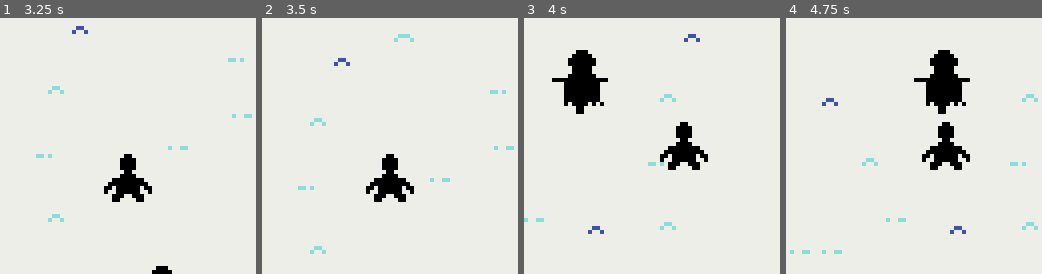
Above: before the commit, frames 1-4 (left to right).
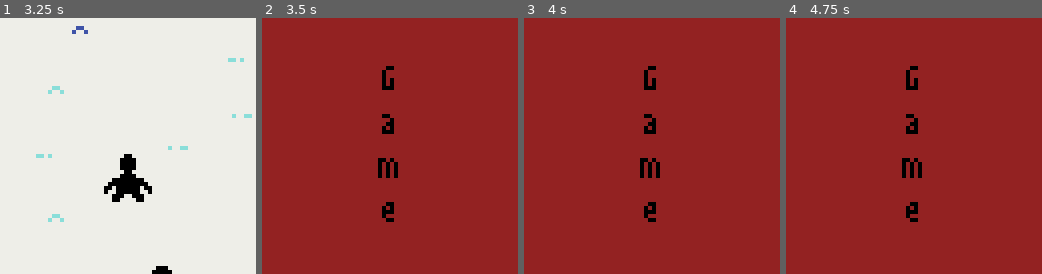
Above: after the commit, the same moments.

Repository: ItsSeaJay/LOWREZJAM2019
Game: Godot game, scene res://Game.tscn
Two runs of this game, one before a commit and one after it. Both use one fixed random seed, a clock stepped at 60 frames per second and the inputs below. Sound files missing from this copy of the repository are replaced by a short silence.
Inputs:
- Up to frame 1 (3.25 s): tap Enter (ui_accept) at 0.5, 0.6, 0.77, 1.07, 1.52, 1.55, 1.82, 2.3, 2.85, 3.02 s; hold Right (move_right) 0.53-1.28 s; hold Down (move_down) 1.28-2.03 s; tap Z (combat_aim) at 1.35 s; hold Right (move_right) 2.03-2.78 s; hold X (combat_attack) 2.03-2.78 s; hold Up (move_up) from 2.78 s (still down)
- Up to frame 2 (3.5 s): keep holding Up (move_up); tap Enter (ui_accept) at 3.32 s
- Up to frame 3 (4 s): release Up (move_up) at 3.53 s; hold Left (move_left) from 3.53 s (still down); hold Z (combat_aim) from 3.53 s (still down); tap Enter (ui_accept) at 3.77, 3.8 s
- Up to frame 4 (4.75 s): keep holding Left (move_left); tap Enter (ui_accept) at 4.07, 4.52, 4.55 s; release Z (combat_aim) at 4.28 s; tap X (combat_attack) at 4.35 s

Frame 1 is identical in both runs. In frame 2, 100% of the frame differs, in the area x 0-100%, y 0-100%; in frame 3, 100%; in frame 4, 100%.

Commit message:
Add game over screen

Diff:
--- a/godot/characters/player/Player.gd
+++ b/godot/characters/player/Player.gd
@@ -11,6 +11,8 @@
 export(float) var look_weight = 0.4
 var look_target : Vector2
 
+export(int) var health_max = 100
+
 onready var camera = $Camera2D
 
 onready var inventory = $Interface/Inventory
@@ -18,7 +20,9 @@
 
 const Enemy = preload("res://characters/enemies/Enemy.gd")
 
-var health : int = 100
+onready var vulnerable : bool = true
+var health : int = self.health_max
+var direction : Vector2
 var velocity : Vector2
 var speed : float
 var terminal_velocity : float = self.walk_speed_normal
@@ -30,6 +34,7 @@
 var state = State.Normal
 
 signal health_changed
+signal died
 
 func _ready():
 	PlayerData.instance = self
@@ -39,6 +44,8 @@
 
 	if PlayerData.health != null:
 		self.health = PlayerData.health
+
+	self.connect("died", self, "_on_death")
 
 func _physics_process(delta):
 	match(self.state):
@@ -62,22 +69,22 @@
 				handle_attacking()
 
 func handle_movement():
-	var direction = Vector2.ZERO
+	self.direction = Vector2.ZERO
 
 	# Vertical
 	if Input.is_action_pressed("move_up"):
-		direction.y -= 1
+		self.direction.y -= 1
 	elif Input.is_action_pressed("move_down"):
-		direction.y += 1
+		self.direction.y += 1
 
 	# Horizontal
 	if Input.is_action_pressed("move_left"):
-		direction.x -= 1
+		self.direction.x -= 1
 	elif Input.is_action_pressed("move_right"):
-		direction.x += 1
+		self.direction.x += 1
 
 	# Vary the speed based on how long the player has been moving
-	if direction != Vector2.ZERO:
+	if self.direction != Vector2.ZERO:
 		speed = min(terminal_velocity, speed + walk_acceleration)
 	else:
 		speed = max(0.0, speed - walk_friction)
@@ -85,8 +92,11 @@
 	# Apply the speed in the current direction and move the player character
 	velocity = move_and_slide(direction.normalized() * speed)
 
+func _on_death():
+	SceneChanger.change_scene("res://interface/screens/game_over/GameOver.tscn")
+
 func handle_look_target():
-	self.look_target = self.velocity.normalized() * self.look_distance
+	self.look_target = self.direction * self.look_distance
 
 func handle_camera_movement():
 	self.camera.offset.x = lerp(self.camera.offset.x, self.look_target.x, self.look_weight)
@@ -128,6 +138,19 @@
 		var damage = rand_range(equipment["damage"]["min"], equipment["damage"]["max"])
 		enemy.damage(damage)
 
+func heal(amount):
+	self.health = min(health + amount, health_max)
+	self.emit_signal("health_changed")
+
+func damage(amount):
+	if vulnerable:
+		self.health = max(health - amount, 0)
+
+		if health > 0:
+			self.emit_signal("health_changed")
+		else:
+			self.emit_signal("died")
+
 func transition(state):
 	match state:
 		State.Normal:
--- a/godot/characters/player/Player.tscn
+++ b/godot/characters/player/Player.tscn
@@ -2,7 +2,8 @@
 
 [ext_resource path="res://characters/player/Player.gd" type="Script" id=1]
 [ext_resource path="res://characters/player/player.png" type="Texture" id=2]
-[ext_resource path="res://interface/inventory/Inventory.tscn" type="PackedScene" id=3]
+[ext_resource path="res://interface/screens/inventory/Inventory.tscn" type="PackedScene" id=3]
+
 
 [sub_resource type="CapsuleShape2D" id=1]
 radius = 3.69782
--- a/godot/interface/inventory/health_display/HealthDisplay.tscn
+++ /dev/null
@@ -1,53 +0,0 @@
-[gd_scene load_steps=15 format=2]
-
-[ext_resource path="res://shaders/colour_mix/colour_mix.shader" type="Shader" id=1]
-[ext_resource path="res://interface/inventory/health_display/health_display_background1.png" type="Texture" id=2]
-[ext_resource path="res://interface/inventory/health_display/health_display_portrait.png" type="Texture" id=3]
-[ext_resource path="res://interface/inventory/health_display/health_display_background2.png" type="Texture" id=4]
-[ext_resource path="res://interface/inventory/health_display/health_display_background3.png" type="Texture" id=5]
-[ext_resource path="res://interface/inventory/health_display/health_display_background4.png" type="Texture" id=6]
-[ext_resource path="res://interface/inventory/health_display/health_display_background5.png" type="Texture" id=7]
-[ext_resource path="res://interface/inventory/health_display/health_display_background6.png" type="Texture" id=8]
-[ext_resource path="res://interface/inventory/health_display/health_display_background7.png" type="Texture" id=9]
-[ext_resource path="res://interface/inventory/health_display/health_display_background8.png" type="Texture" id=10]
-[ext_resource path="res://interface/inventory/health_display/health_display_background9.png" type="Texture" id=11]
-[ext_resource path="res://interface/inventory/health_display/health_display_background10.png" type="Texture" id=12]
-
-[sub_resource type="ShaderMaterial" id=1]
-shader = ExtResource( 1 )
-shader_param/input_color = Color( 0.0980392, 0.870588, 0.054902, 1 )
-
-[sub_resource type="Animation" id=2]
-resource_name = "pulse"
-loop = true
-tracks/0/type = "value"
-tracks/0/path = NodePath("Background:texture")
-tracks/0/interp = 1
-tracks/0/loop_wrap = true
-tracks/0/imported = false
-tracks/0/enabled = true
-tracks/0/keys = {
-"times": PoolRealArray( 0, 0.1, 0.2, 0.3, 0.4, 0.5, 0.6, 0.7, 0.8, 0.9, 1 ),
-"transitions": PoolRealArray( 1, 1, 1, 1, 1, 1, 1, 1, 1, 1, 1 ),
-"update": 1,
-"values": [ ExtResource( 2 ), ExtResource( 4 ), ExtResource( 5 ), ExtResource( 6 ), ExtResource( 7 ), ExtResource( 8 ), ExtResource( 9 ), ExtResource( 10 ), ExtResource( 11 ), ExtResource( 12 ), ExtResource( 2 ) ]
-}
-
-[node name="HealthDisplay" type="CenterContainer"]
-margin_right = 20.0
-margin_bottom = 20.0
-
-[node name="Background" type="TextureRect" parent="."]
-material = SubResource( 1 )
-margin_right = 20.0
-margin_bottom = 20.0
-texture = ExtResource( 2 )
-
-[node name="Portrait" type="TextureRect" parent="."]
-margin_right = 20.0
-margin_bottom = 20.0
-texture = ExtResource( 3 )
-
-[node name="AnimationPlayer" type="AnimationPlayer" parent="."]
-autoplay = "pulse"
-anims/pulse = SubResource( 2 )
--- /dev/null
+++ b/godot/interface/screens/game_over/GameOver.tscn
@@ -0,0 +1,31 @@
+[gd_scene load_steps=2 format=2]
+
+[ext_resource path="res://fonts/m3x6.tres" type="DynamicFont" id=1]
+
+[node name="GameOver" type="Control"]
+anchor_right = 1.0
+anchor_bottom = 1.0
+
+[node name="ColorRect" type="ColorRect" parent="."]
+anchor_right = 1.0
+anchor_bottom = 1.0
+color = Color( 0.580392, 0.137255, 0.137255, 1 )
+
+[node name="CenterContainer" type="CenterContainer" parent="."]
+anchor_right = 1.0
+anchor_bottom = 1.0
+
+[node name="VBoxContainer" type="VBoxContainer" parent="CenterContainer"]
+margin_left = 31.0
+margin_top = 17.0
+margin_right = 32.0
+margin_bottom = 47.0
+
+[node name="Label" type="Label" parent="CenterContainer/VBoxContainer"]
+margin_right = 1.0
+margin_bottom = 30.0
+custom_fonts/font = ExtResource( 1 )
+custom_colors/font_color = Color( 0, 0, 0, 1 )
+text = "Game Over"
+align = 1
+autowrap = true
--- a/godot/interface/inventory/Inventory.gd
+++ b/godot/interface/screens/inventory/Inventory.gd
@@ -1,13 +1,13 @@
 extends Control
 
-onready var item_listing = preload("res://interface/inventory/item/ItemListing.tscn")
+onready var item_listing = preload("res://interface/screens/inventory/item/ItemListing.tscn")
 
 onready var item_display = $ScrollContainer/VBoxContainer
 onready var health_display = $MarginContainer/PanelContainer/VBoxContainer/PrimaryContainer/LeftContainer/HealthDisplay
 
 onready var animation_player = $AnimationPlayer
 
-onready var player = $"/root/Game/Characters/Player"
+onready var player = get_tree().root.get_node("/root/Game/Characters/Player")
 
 var items = []
 
@@ -34,8 +34,14 @@
 		else:
 			animation_player.play("close")
 
-func _on_player_health_changed():
-	pass
+	if Input.is_action_just_pressed("ui_accept"):
+		player.damage(10)
+
+func _on_Player_health_changed():
+	var background_shader : ShaderMaterial = health_display.get_node("Background").material as ShaderMaterial
+	var health_full_color = Color.green
+	var health_half_color = Color.yellow
+	var health_low_color = Color.red
 
 func _on_item_inserted():
 	for listing in self.item_display.get_children():
--- a/godot/interface/inventory/Inventory.tscn
+++ b/godot/interface/screens/inventory/Inventory.tscn
@@ -1,12 +1,13 @@
 [gd_scene load_steps=13 format=2]
 
-[ext_resource path="res://interface/inventory/Inventory.gd" type="Script" id=1]
-[ext_resource path="res://interface/inventory/inventory_screen_mockup.png" type="Texture" id=2]
-[ext_resource path="res://interface/inventory/inventory_green_theme.tres" type="Theme" id=3]
-[ext_resource path="res://interface/inventory/health_display/HealthDisplay.tscn" type="PackedScene" id=4]
-[ext_resource path="res://interface/inventory/equipment_display/EquipmentDisplay.tscn" type="PackedScene" id=5]
-[ext_resource path="res://interface/inventory/command_window.png" type="Texture" id=6]
-[ext_resource path="res://interface/inventory/item/item_background.png" type="Texture" id=7]
+[ext_resource path="res://interface/screens/inventory/Inventory.gd" type="Script" id=1]
+[ext_resource path="res://interface/screens/inventory/inventory_screen_mockup.png" type="Texture" id=2]
+[ext_resource path="res://interface/screens/inventory/inventory_green_theme.tres" type="Theme" id=3]
+[ext_resource path="res://interface/screens/inventory/health_display/HealthDisplay.tscn" type="PackedScene" id=4]
+[ext_resource path="res://interface/screens/inventory/equipment_display/EquipmentDisplay.tscn" type="PackedScene" id=5]
+[ext_resource path="res://interface/screens/inventory/command_window.png" type="Texture" id=6]
+[ext_resource path="res://interface/screens/inventory/item/item_background.png" type="Texture" id=7]
+
 
 [sub_resource type="StyleBoxEmpty" id=1]
 
@@ -104,7 +105,7 @@
 "values": [ Vector2( 0, 4 ), Vector2( 0, 4 ), Vector2( 0, -2 ), Vector2( 0, 0 ) ]
 }
 tracks/2/type = "value"
-tracks/2/path = NodePath(".:visible")
+tracks/2/path = NodePath("CanvasLayer/ColorRect:visible")
 tracks/2/interp = 1
 tracks/2/loop_wrap = true
 tracks/2/imported = false
@@ -113,10 +114,10 @@
 "times": PoolRealArray( 0, 0.5, 1 ),
 "transitions": PoolRealArray( 1, 1, 1 ),
 "update": 1,
-"values": [ false, true, true ]
+"values": [ true, true, false ]
 }
 tracks/3/type = "value"
-tracks/3/path = NodePath("CanvasLayer/ColorRect:visible")
+tracks/3/path = NodePath(".:visible")
 tracks/3/interp = 1
 tracks/3/loop_wrap = true
 tracks/3/imported = false
@@ -125,7 +126,7 @@
 "times": PoolRealArray( 0, 0.5, 1 ),
 "transitions": PoolRealArray( 1, 1, 1 ),
 "update": 1,
-"values": [ false, true, false ]
+"values": [ false, true, true ]
 }
 
 [node name="Inventory" type="Control"]
@@ -153,6 +154,7 @@
 [node name="MarginContainer" type="MarginContainer" parent="."]
 anchor_right = 1.0
 anchor_bottom = 1.0
+margin_bottom = 2.0
 theme = ExtResource( 3 )
 custom_constants/margin_right = 4
 custom_constants/margin_top = 4
@@ -163,43 +165,40 @@
 margin_left = 4.0
 margin_top = 4.0
 margin_right = 60.0
-margin_bottom = 60.0
+margin_bottom = 62.0
 size_flags_horizontal = 3
 size_flags_vertical = 3
 custom_styles/panel = SubResource( 1 )
 
 [node name="VBoxContainer" type="VBoxContainer" parent="MarginContainer/PanelContainer"]
 margin_right = 56.0
-margin_bottom = 56.0
+margin_bottom = 58.0
 size_flags_horizontal = 3
 custom_constants/separation = 4
 
 [node name="PrimaryContainer" type="HBoxContainer" parent="MarginContainer/PanelContainer/VBoxContainer"]
-margin_right = 56.0
-margin_bottom = 18.0
+editor/display_folded = true
+margin_right = 56.0
+margin_bottom = 38.0
 
 [node name="LeftContainer" type="VBoxContainer" parent="MarginContainer/PanelContainer/VBoxContainer/PrimaryContainer"]
-margin_right = 12.0
-margin_bottom = 18.0
+editor/display_folded = true
+margin_right = 20.0
+margin_bottom = 38.0
 
 [node name="HealthDisplay" parent="MarginContainer/PanelContainer/VBoxContainer/PrimaryContainer/LeftContainer" instance=ExtResource( 4 )]
-margin_right = 12.0
-margin_bottom = 0.0
 
 [node name="EquipmentDisplay" parent="MarginContainer/PanelContainer/VBoxContainer/PrimaryContainer/LeftContainer" instance=ExtResource( 5 )]
-margin_top = 4.0
-margin_right = 12.0
-margin_bottom = 18.0
 
 [node name="RightContainer" type="VBoxContainer" parent="MarginContainer/PanelContainer/VBoxContainer/PrimaryContainer"]
-margin_left = 16.0
-margin_right = 56.0
-margin_bottom = 18.0
+margin_left = 24.0
+margin_right = 56.0
+margin_bottom = 38.0
 size_flags_horizontal = 3
 
 [node name="CommandBox" type="PanelContainer" parent="MarginContainer/PanelContainer/VBoxContainer/PrimaryContainer/RightContainer"]
-margin_right = 40.0
-margin_bottom = 18.0
+margin_right = 32.0
+margin_bottom = 38.0
 size_flags_horizontal = 3
 size_flags_vertical = 3
 custom_styles/panel = SubResource( 3 )
@@ -207,19 +206,20 @@
 [node name="VBoxContainer" type="VBoxContainer" parent="MarginContainer/PanelContainer/VBoxContainer/PrimaryContainer/RightContainer/CommandBox"]
 margin_left = 2.0
 margin_top = 2.0
-margin_right = 38.0
+margin_right = 30.0
+margin_bottom = 36.0
+
+[node name="SecondaryContainer" type="HBoxContainer" parent="MarginContainer/PanelContainer/VBoxContainer"]
+editor/display_folded = true
+margin_top = 42.0
+margin_right = 56.0
+margin_bottom = 58.0
+size_flags_horizontal = 3
+size_flags_vertical = 3
+
+[node name="PanelContainer" type="PanelContainer" parent="MarginContainer/PanelContainer/VBoxContainer/SecondaryContainer"]
+margin_right = 56.0
 margin_bottom = 16.0
-
-[node name="SecondaryContainer" type="HBoxContainer" parent="MarginContainer/PanelContainer/VBoxContainer"]
-margin_top = 22.0
-margin_right = 56.0
-margin_bottom = 56.0
-size_flags_horizontal = 3
-size_flags_vertical = 3
-
-[node name="PanelContainer" type="PanelContainer" parent="MarginContainer/PanelContainer/VBoxContainer/SecondaryContainer"]
-margin_right = 56.0
-margin_bottom = 34.0
 size_flags_horizontal = 3
 custom_styles/panel = SubResource( 4 )
 
@@ -227,7 +227,7 @@
 margin_left = 2.0
 margin_top = 2.0
 margin_right = 54.0
-margin_bottom = 32.0
+margin_bottom = 14.0
 size_flags_horizontal = 3
 scroll_horizontal_enabled = false
 
--- /dev/null
+++ b/godot/interface/screens/inventory/health_display/HealthDisplay.tscn
@@ -0,0 +1,54 @@
+[gd_scene load_steps=15 format=2]
+
+[ext_resource path="res://shaders/colour_mix/colour_mix.shader" type="Shader" id=1]
+[ext_resource path="res://interface/screens/inventory/health_display/health_display_background2.png" type="Texture" id=2]
+[ext_resource path="res://interface/screens/inventory/health_display/health_display_portrait.png" type="Texture" id=3]
+[ext_resource path="res://interface/screens/inventory/health_display/health_display_background1.png" type="Texture" id=4]
+[ext_resource path="res://interface/screens/inventory/health_display/health_display_background3.png" type="Texture" id=5]
+[ext_resource path="res://interface/screens/inventory/health_display/health_display_background4.png" type="Texture" id=6]
+[ext_resource path="res://interface/screens/inventory/health_display/health_display_background5.png" type="Texture" id=7]
+[ext_resource path="res://interface/screens/inventory/health_display/health_display_background6.png" type="Texture" id=8]
+[ext_resource path="res://interface/screens/inventory/health_display/health_display_background7.png" type="Texture" id=9]
+[ext_resource path="res://interface/screens/inventory/health_display/health_display_background8.png" type="Texture" id=10]
+[ext_resource path="res://interface/screens/inventory/health_display/health_display_background9.png" type="Texture" id=11]
+[ext_resource path="res://interface/screens/inventory/health_display/health_display_background10.png" type="Texture" id=12]
+
+
+[sub_resource type="ShaderMaterial" id=1]
+shader = ExtResource( 1 )
+shader_param/input_color = Color( 0.0980392, 0.870588, 0.054902, 1 )
+
+[sub_resource type="Animation" id=2]
+resource_name = "pulse"
+loop = true
+tracks/0/type = "value"
+tracks/0/path = NodePath("Background:texture")
+tracks/0/interp = 1
+tracks/0/loop_wrap = true
+tracks/0/imported = false
+tracks/0/enabled = true
+tracks/0/keys = {
+"times": PoolRealArray( 0, 0.1, 0.2, 0.3, 0.4, 0.5, 0.6, 0.7, 0.8, 0.9, 1 ),
+"transitions": PoolRealArray( 1, 1, 1, 1, 1, 1, 1, 1, 1, 1, 1 ),
+"update": 1,
+"values": [ ExtResource( 4 ), ExtResource( 2 ), ExtResource( 5 ), ExtResource( 6 ), ExtResource( 7 ), ExtResource( 8 ), ExtResource( 9 ), ExtResource( 10 ), ExtResource( 11 ), ExtResource( 12 ), ExtResource( 4 ) ]
+}
+
+[node name="HealthDisplay" type="CenterContainer"]
+margin_right = 20.0
+margin_bottom = 20.0
+
+[node name="Background" type="TextureRect" parent="."]
+material = SubResource( 1 )
+margin_right = 20.0
+margin_bottom = 20.0
+texture = ExtResource( 2 )
+
+[node name="Portrait" type="TextureRect" parent="."]
+margin_right = 20.0
+margin_bottom = 20.0
+texture = ExtResource( 3 )
+
+[node name="AnimationPlayer" type="AnimationPlayer" parent="."]
+autoplay = "pulse"
+anims/pulse = SubResource( 2 )
Renamed: godot/interface/inventory/UItest.tscn -> godot/interface/screens/inventory/UItest.tscn
Binary file added: godot/interface/screens/inventory/command_window.png
Not shown, changed: godot/interface/screens/inventory/command_window.png.import
Binary file added: godot/interface/screens/inventory/cursor/cursor.png
Not shown, changed: godot/interface/screens/inventory/cursor/cursor.png.import
Renamed: godot/interface/inventory/equipment_display/EquipmentDisplay.tscn -> godot/interface/screens/inventory/equipment_display/EquipmentDisplay.tscn
Renamed: godot/interface/inventory/example.tscn -> godot/interface/screens/inventory/example.tscn
Renamed: godot/interface/inventory/health_display/HealthDisplay.gd -> godot/interface/screens/inventory/health_display/HealthDisplay.gd
Renamed: godot/interface/inventory/health_display/health_display_background1.png -> godot/interface/screens/inventory/health_display/health_display_background1.png
Not shown, changed: godot/interface/screens/inventory/health_display/health_display_background1.png.import
Renamed: godot/interface/inventory/health_display/health_display_background10.png -> godot/interface/screens/inventory/health_display/health_display_background10.png
Not shown, changed: godot/interface/screens/inventory/health_display/health_display_background10.png.import
(and 25 more such lines)
